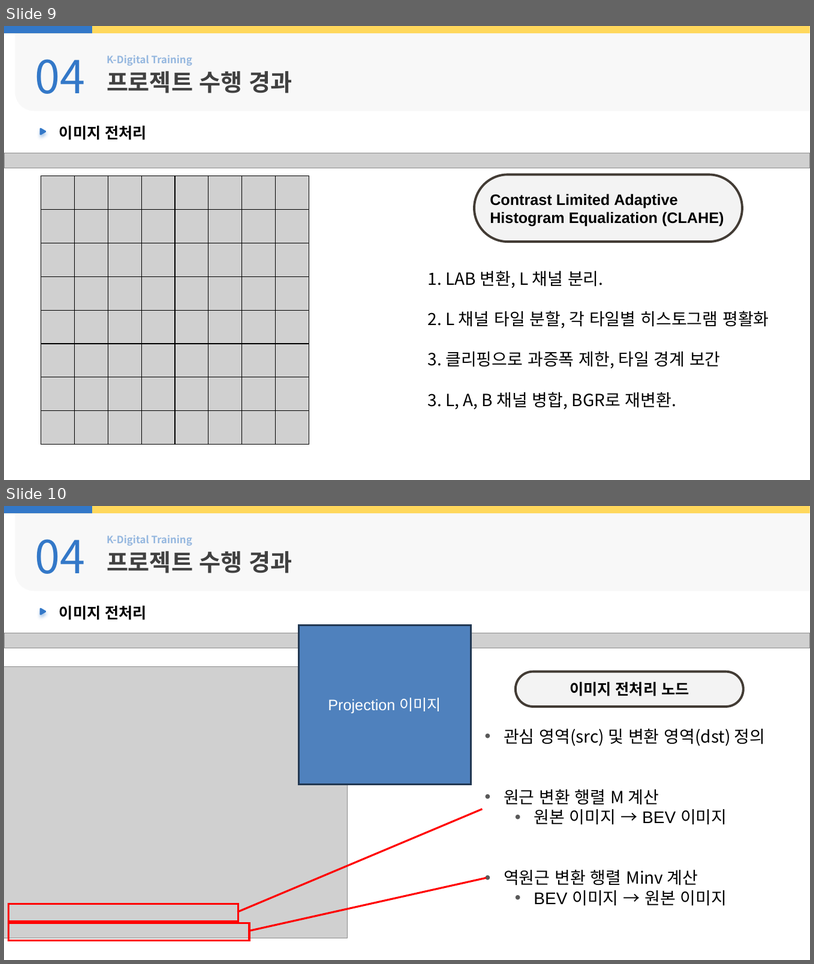
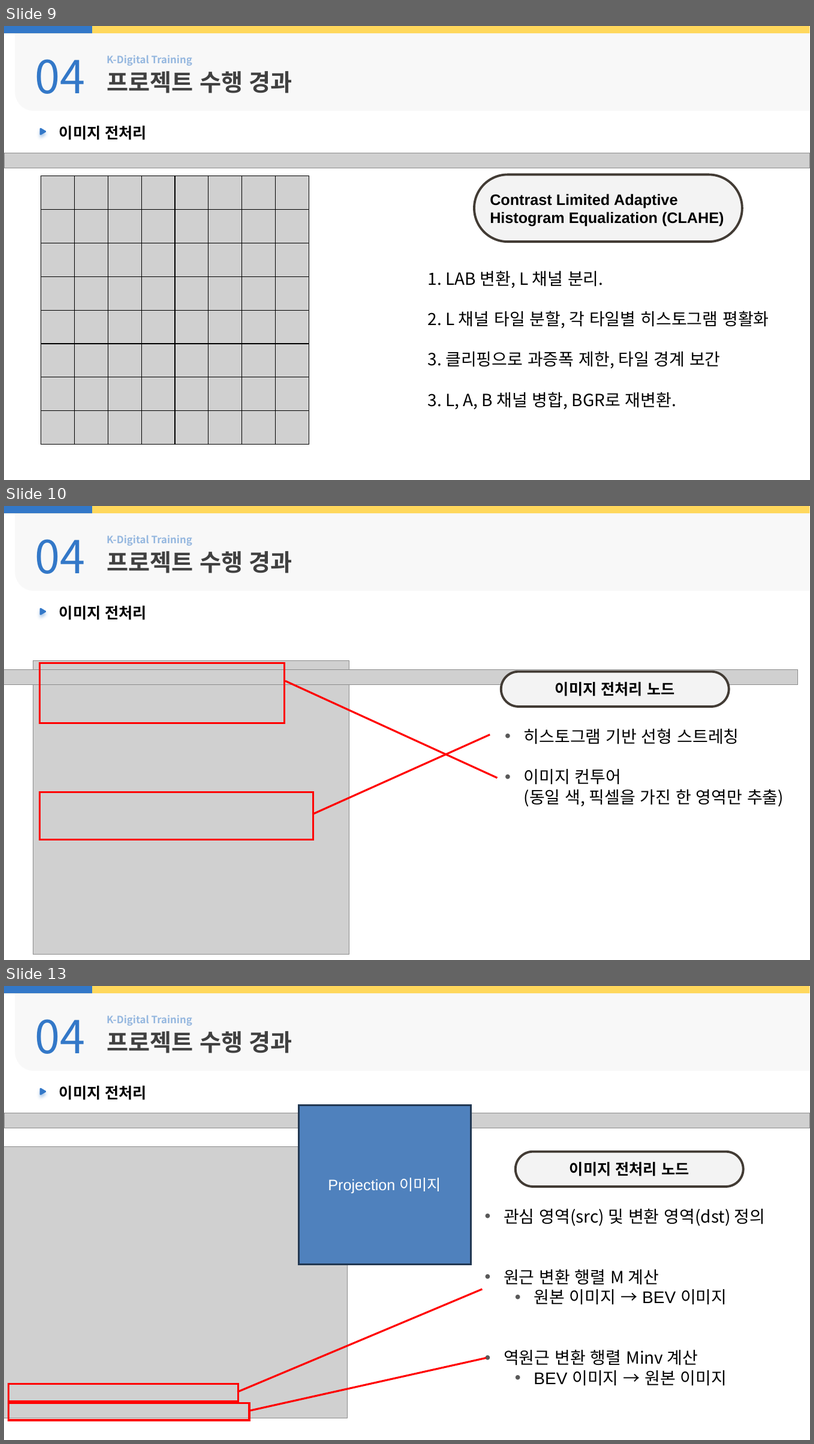
Before and after one commit to kiw331/turtlebot3-autonomy, a slide deck: docs/2차발표_3.pptx. Shown one above the other, each under a label of ours: slides 9 and 10 before the commit, slides 9, 10 and 13 after it; the slides between them are not shown. The pictures are 814x964 and 814x1444 pixels, drawn with LibreOffice and Linux fonts; fonts in the diff are those of the drawing; grey boxes stand for pictures; background and template pictures are left out. Boxes give left, top, right and bottom in pixels: in the first picture for what was removed or moved away, otherwise in the second. Text is boxed around its words. In the diff, an @@ line names an element or a change of style, - is before the commit and + after.

```diff
--- a/docs/2차발표_3.pptx
+++ b/docs/2차발표_3.pptx
@@ slide 10 added at (4,506,810,960), background picture (left out) @@
@@ rectangle added at (4,506,810,513), fill #FFD85C @@
@@ rectangle added at (4,506,92,513), fill #3378C8 @@
@@ round rect added at (15,510,810,591), fill #F2F2F2 at 50% opacity @@
@@ text added at (35,539,85,574), 54 pt, text #3378C8 @@
+04
@@ text added at (107,535,192,546), 12 pt, text #3378C8 at 50% opacity, bold @@
+K-Digital Training
@@ text added at (107,551,293,573), 28 pt, text #404040, bold @@
+프로젝트 수행 경과
@@ freeform shape added at (39,607,47,615), fill #3378C8 @@
@@ text added at (59,606,147,620), 18 pt, text #000000, bold @@
+이미지 전처리
@@ picture added at (33,661,350,954) @@
@@ border callout added at (39,663,285,723), outline #FF0000 2.25 pt @@
@@ picture added at (4,669,798,684) @@
@@ rounded rectangle added at (501,672,729,707), fill #F3F3F3, outline #423B34 2.75 pt, 18 pt, text #000000, bold @@
+이미지 전처리 노드
@@ text added at (524,728,784,807), 20 pt, text #000000 @@
+• 히스토그램 기반 선형 스트레칭
+• 이미지 컨투어
+  (동일 색, 픽셀을 가진 한 영역만 추출)
@@ border callout added at (39,792,314,840), outline #FF0000 2.25 pt @@
@@ what was slide 10 is now slide 13 @@
```
Also in this commit, not shown: 4 slides changed, 2 other slides added.
